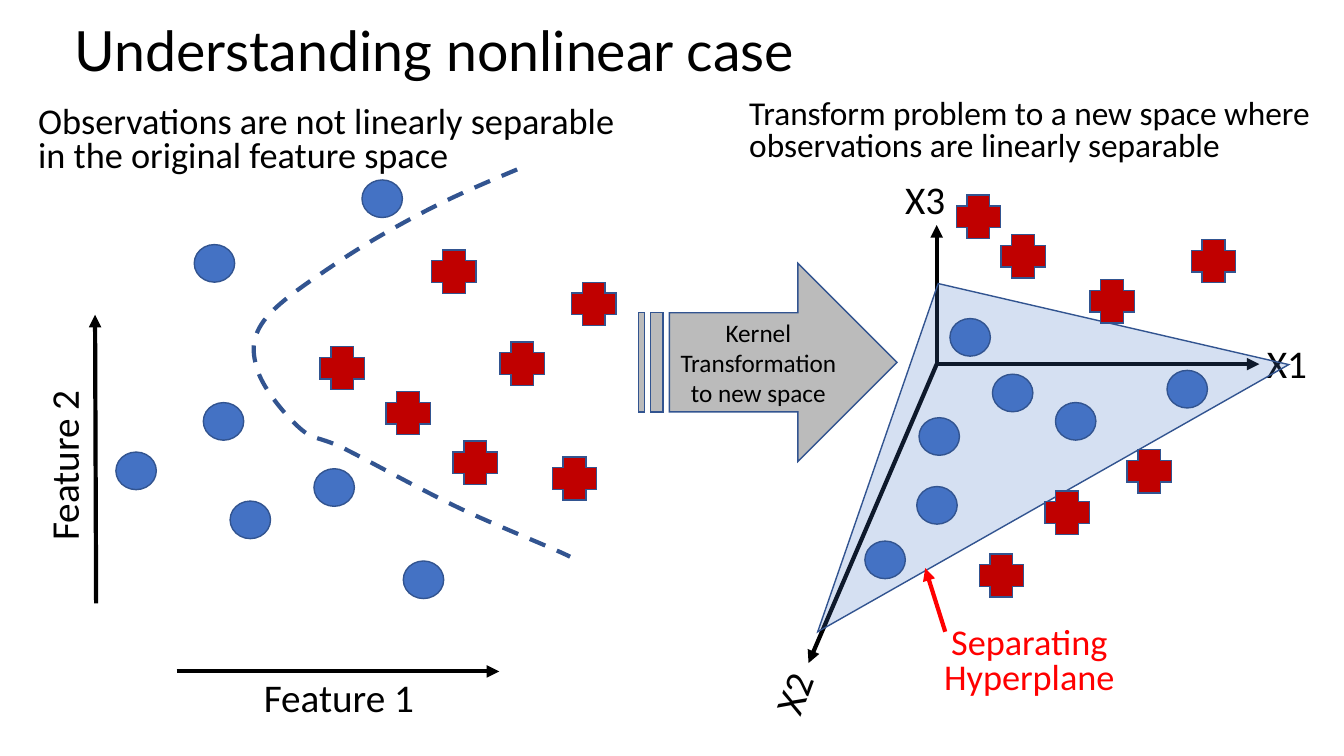
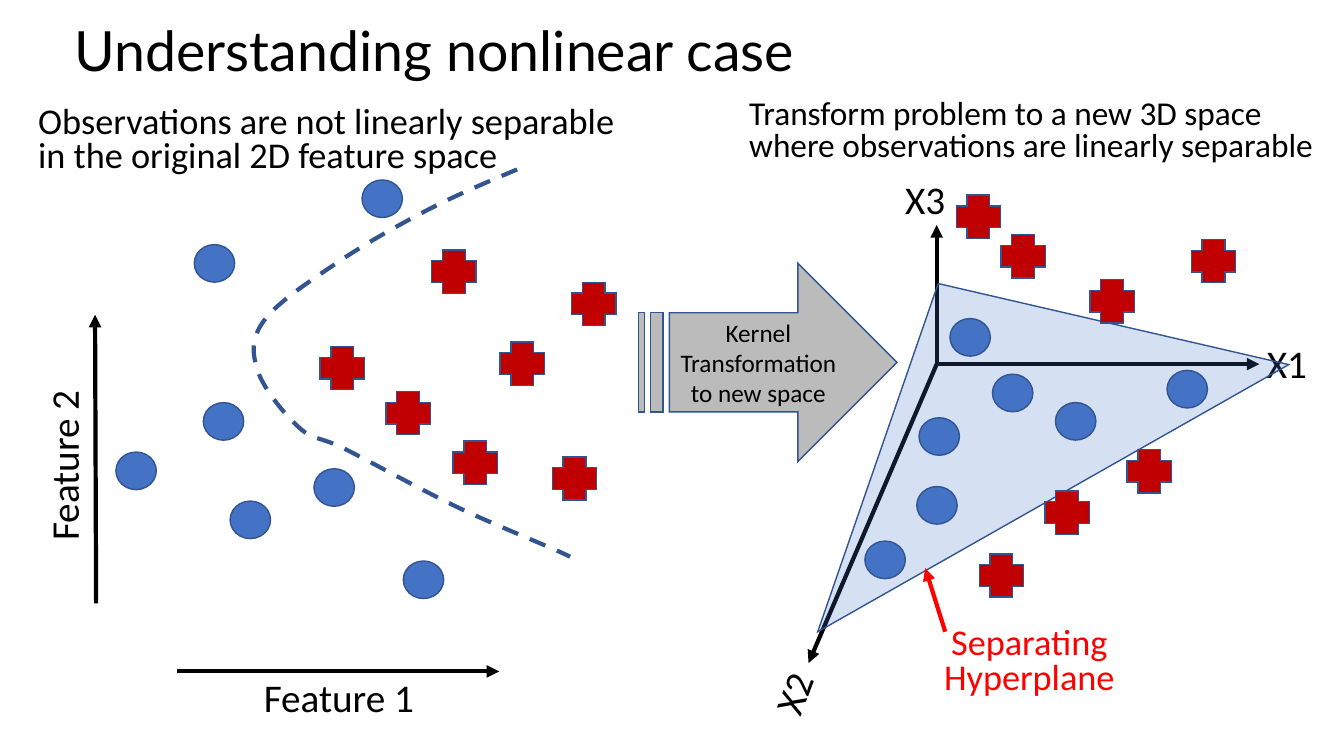
Before and after one commit to tenevian/Harvard-SSP-Data-Mining, a slide deck: slide 35 of slides/11_DimensionalityReduction_Part1.pptx. Drawn at 1344x756 pixels with LibreOffice and Linux fonts; fonts in the diff are those of the drawing. Boxes give left, top, right and bottom in pixels: in the first picture for what was removed or moved away, otherwise in the second. Text is boxed around its words. In the diff, an @@ line names an element or a change of style, - is before the commit and + after.

```diff
--- a/slides/11_DimensionalityReduction_Part1.pptx
+++ b/slides/11_DimensionalityReduction_Part1.pptx
@@ text at box(38, 108, 614, 175): text changed @@
-Observations are not linearly separable in the original feature space
+Observations are not linearly separable in the original 2D feature space
@@ text at box(749, 102, 1313, 163): text changed @@
-Transform problem to a new space where observations are linearly separable
+Transform problem to a new 3D space where observations are linearly separable
```
Also in this commit, not shown: 2 other slides changed.
